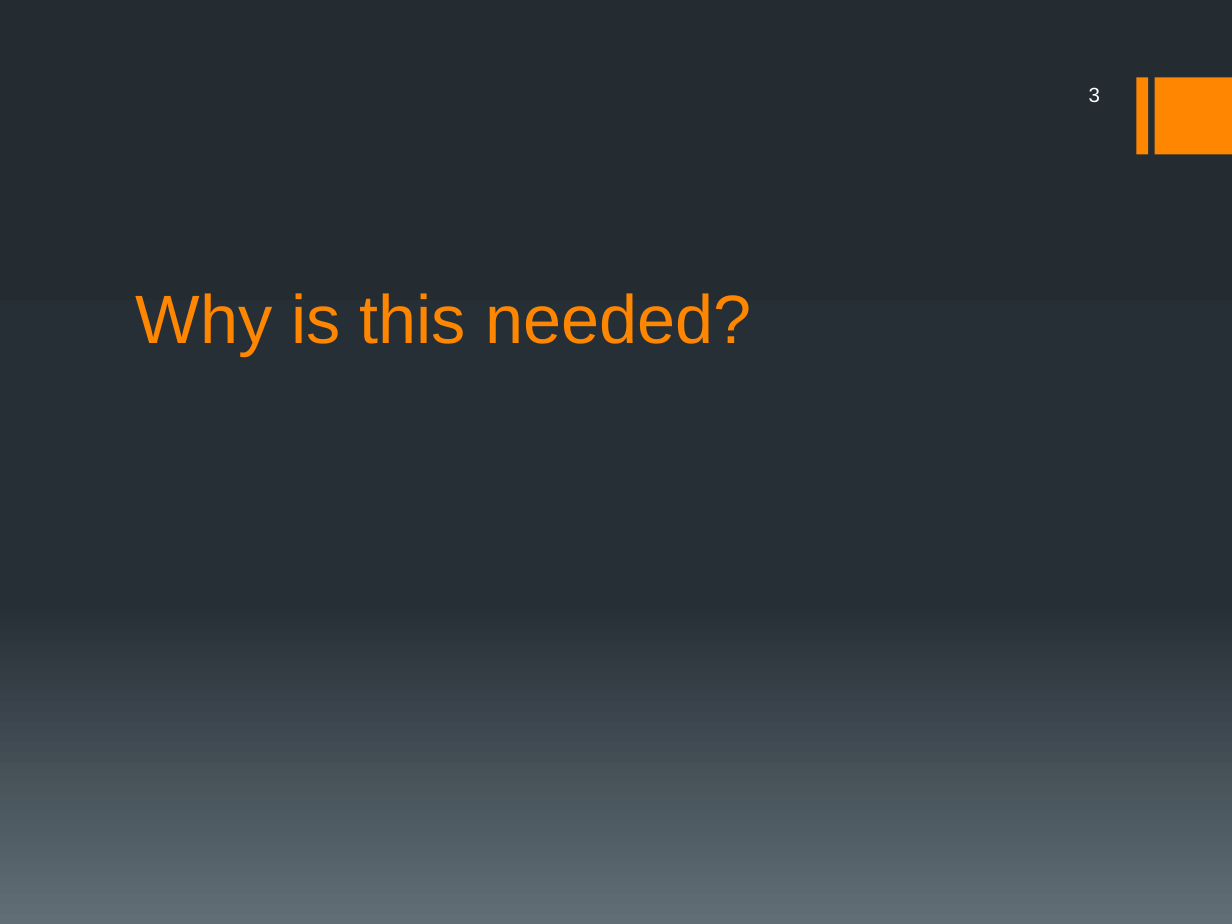
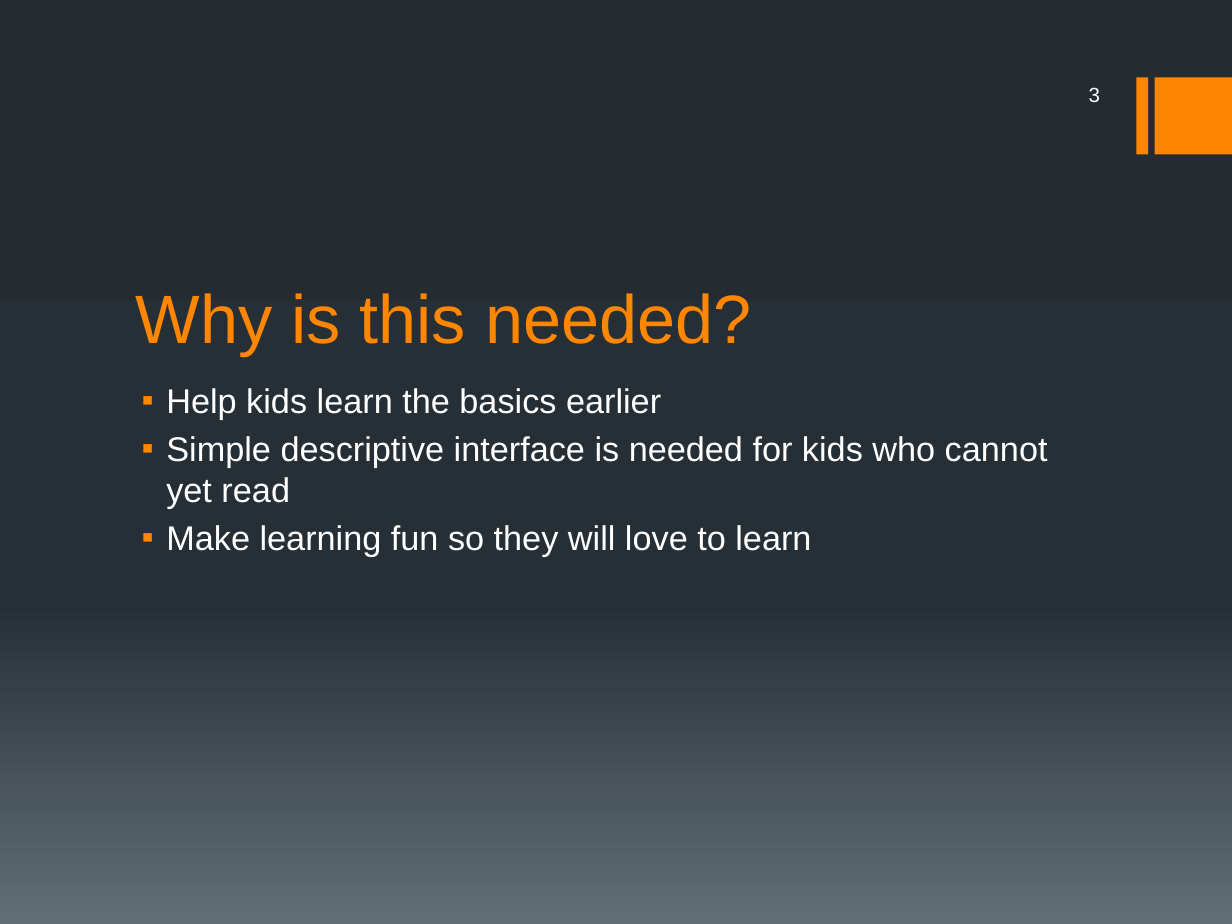
Before and after one commit to gearley85/HCIFinalProject, a slide deck: slide 3 of HCI Final Project.pptx. Drawn at 1232x924 pixels with LibreOffice and Linux fonts; fonts in the diff are those of the drawing. Boxes give left, top, right and bottom in pixels: in the first picture for what was removed or moved away, otherwise in the second. Text is boxed around its words. In the diff, an @@ line names an element or a change of style, - is before the commit and + after.

```diff
--- a/HCI Final Project.pptx
+++ b/HCI Final Project.pptx
@@ text added at (166,388,1048,557), 20 pt, text #FFFFFF @@
+▪ Help kids learn the basics earlier
+▪ Simple descriptive interface is needed for kids who cannot yet read
+▪ Make learning fun so they will love to learn
```
Also in this commit, not shown: 20 other files.
